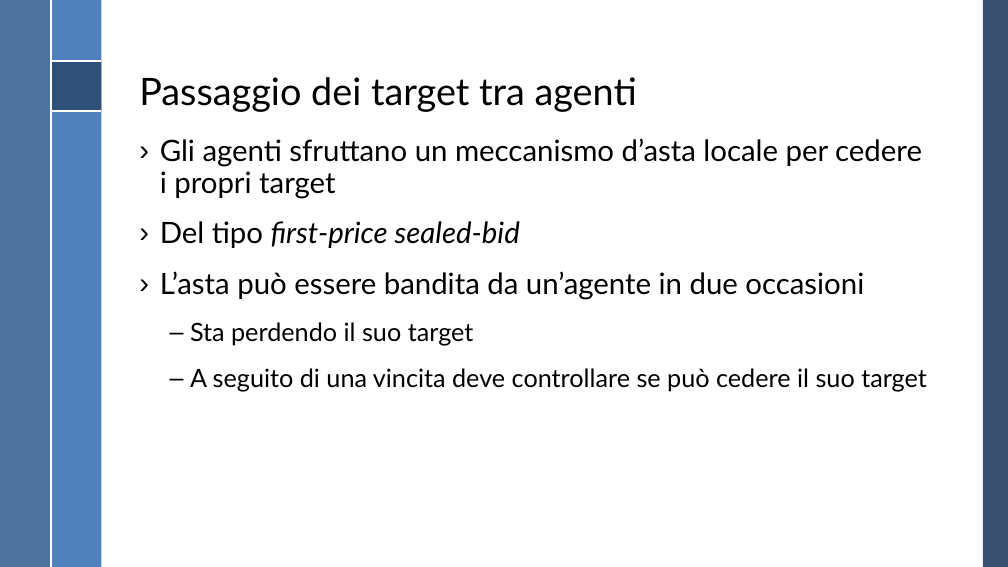
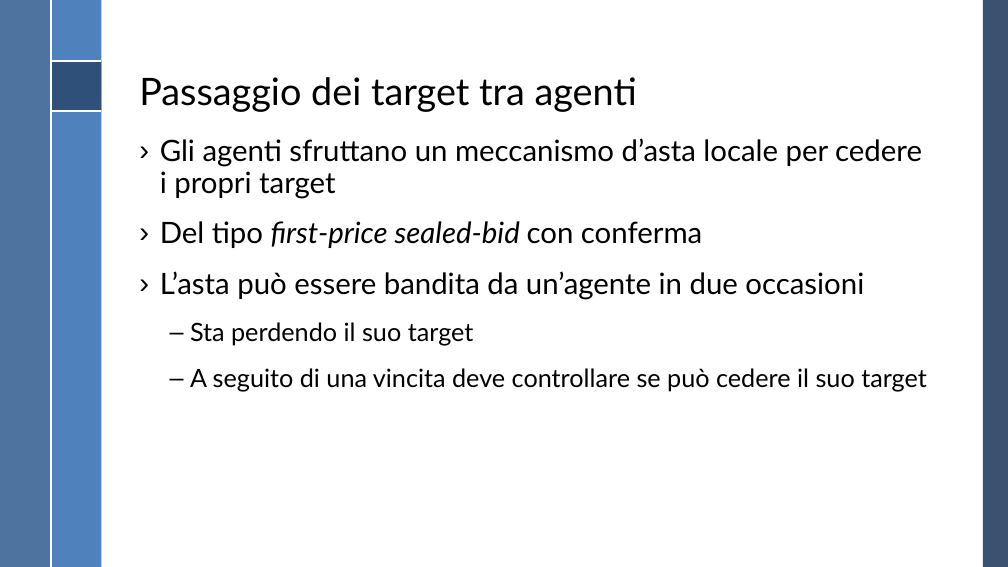
Before and after one commit to RiccardoGrieco/masTracking, a slide deck: slide 6 of Presentazione MAS/Presentazione MAS.pptx. Drawn at 1008x567 pixels with LibreOffice and Linux fonts; fonts in the diff are those of the drawing; background and template pictures are left out. Boxes give left, top, right and bottom in pixels: in the first picture for what was removed or moved away, otherwise in the second. Text is boxed around its words. In the diff, an @@ line names an element or a change of style, - is before the commit and + after.

```diff
--- a/Presentazione MAS/Presentazione MAS.pptx
+++ b/Presentazione MAS/Presentazione MAS.pptx
@@ text at (x1=160, y1=221, x2=702, y2=248): text changed @@
-› Del tipo first-price sealed-bid
+› Del tipo first-price sealed-bid con conferma
```
Also in this commit, not shown: 6 other slides changed, 3 slides added.
